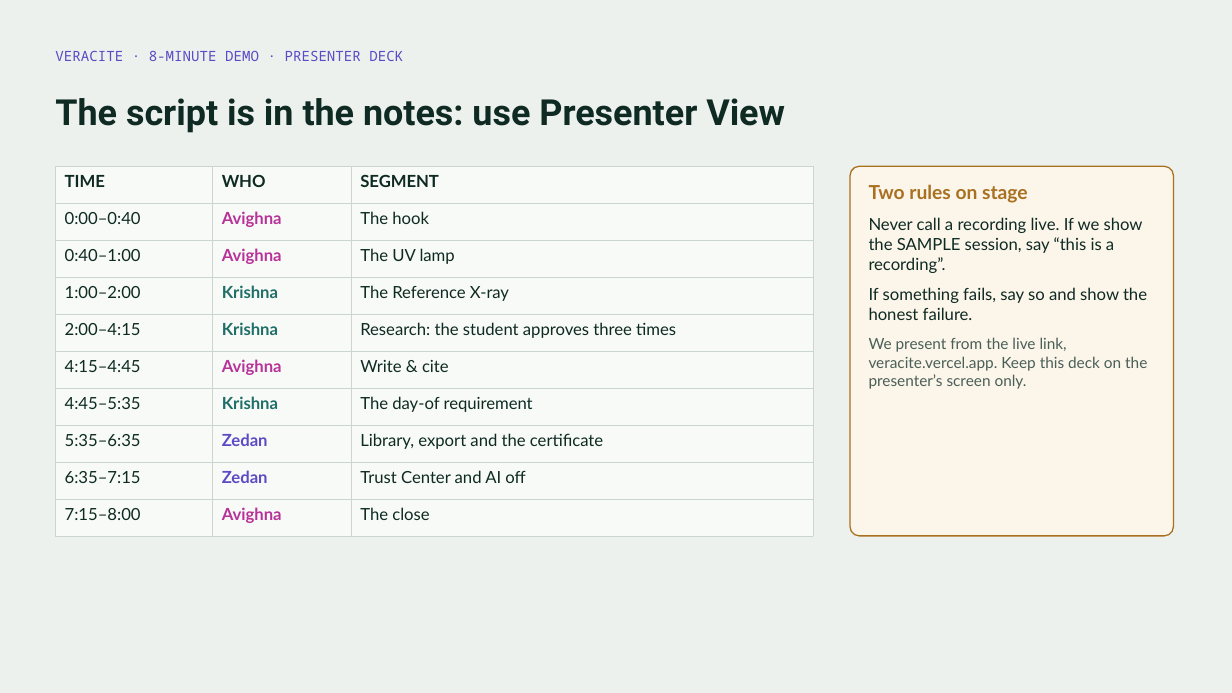
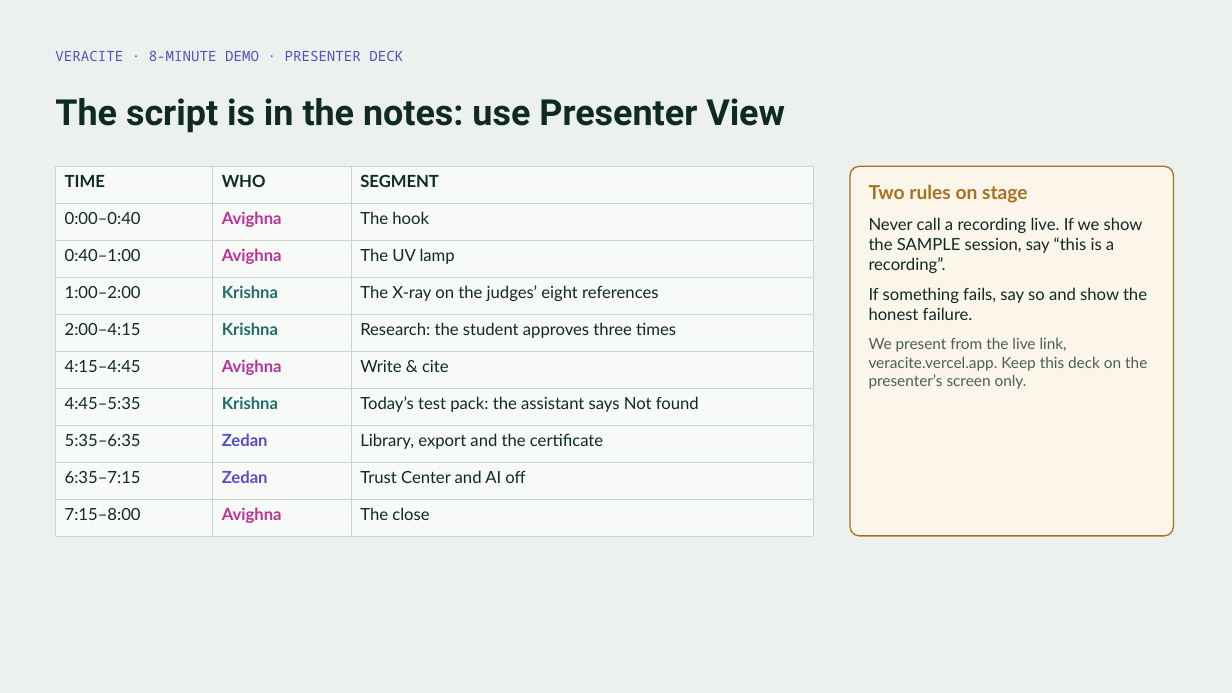
Before and after one commit to krish2105/veracite, a slide deck: slide 1 of submissions/phase2/Team7_Demo_Presenter.pptx. Drawn at 1232x693 pixels with LibreOffice and Linux fonts; fonts in the diff are those of the drawing. Boxes give left, top, right and bottom in pixels: in the first picture for what was removed or moved away, otherwise in the second. Text is boxed around its words. In the diff, an @@ line names an element or a change of style, - is before the commit and + after.

Commit message:
K61: Phase 2 documents: script, demo inputs with the test pack, prompt log for the form

```diff
--- a/submissions/phase2/Team7_Demo_Presenter.pptx
+++ b/submissions/phase2/Team7_Demo_Presenter.pptx
@@ table at (55, 166, 813, 527) @@
-row 4, column 3: The Reference X-ray
+row 4, column 3: The X-ray on the judges’ eight references
-row 7, column 3: The day-of requirement
+row 7, column 3: Today’s test pack: the assistant says Not found
```
Also in this commit, not shown: 4 other slides changed, 11 other files.
